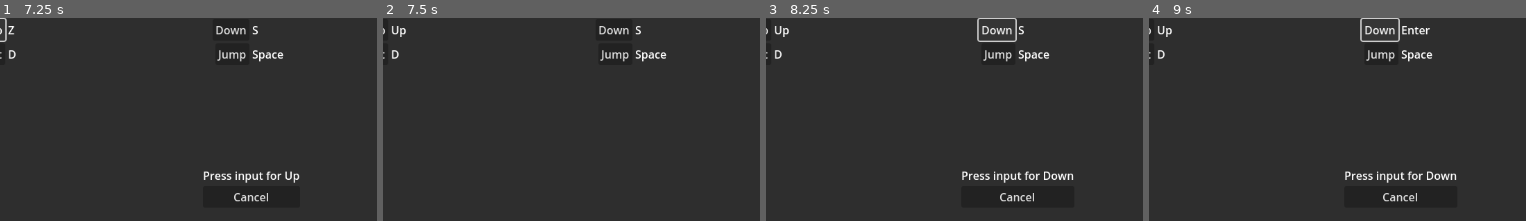
Above: before the commit, frames 1-4 (left to right).
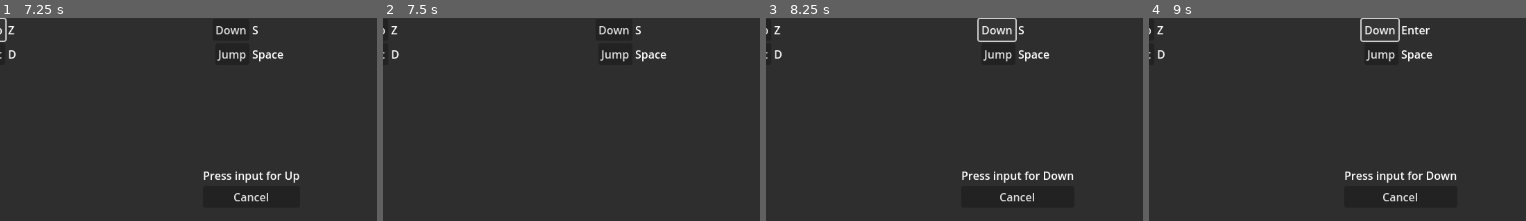
Above: after the commit, the same moments.

Repository: Pouletmania/Ninja1000vsSuperYokai
Game: Godot game, scene res://Scene/Main.tscn
The game is run twice, just before and just after one commit, with the same random seed, the same clock (stepped at 60 frames per second) and the same inputs.
Inputs (mouse positions are % of the whole screen's width and height, from its top left):
- Up to frame 1 (7.25 s): click (50, 50) at 0.5 s; click (50, 50) at 1.25 s; click (50, 32) at 2 s; click (50, 32) at 2.75 s; click (50, 32) at 3.5 s; click (50, 50) at 4.25 s; click (50, 41) at 5 s; click (50, 59) at 5.75 s; click "Up" at 6.5 s
- Up to frame 2 (7.5 s): click "Cancel" at 7.25 s
- Up to frame 3 (8.25 s): click "Down" at 8 s
- Up to frame 4 (9 s): tap Enter at 8.75 s
The pictures show only the part of the screen within x 17-67%, y 8-58%; the shares and areas given below are measured in that part.

Frame 1 is identical in both runs. In frame 2, 0.1% of the frame differs, in the area x 2-7%, y 3-10%; in frame 3, 0.1%; in frame 4, 0.1%.

Commit message:
Passage en keycode
Passage des valeurs enregistré dans le fichier de configuration en KeyCode

Diff:
--- a/Config/ConfigFiles.cfg
+++ b/Config/ConfigFiles.cfg
@@ -1,13 +1,8 @@
-[InputConfig]
-
-AutoLoad=false
-
 [Input]
 
-Up="Z"
-Down="S"
-Left="Q"
-Right="D"
-Jump="Space"
-Dash="Ctrl"
-Smoke="F"
+Up=90
+Down=83
+Left=81
+Right=68
+Jump=32
+Dash=4194326
--- a/Script/Main/Main.gd
+++ b/Script/Main/Main.gd
@@ -5,5 +5,15 @@
 var Instance
 
 func _ready():
+	load_input_config()
 	Instance = Scene.instantiate()
 	add_child(Instance)
+
+func load_input_config():
+	var config = ConfigFile.new()
+	config.load("res://Config/ConfigFiles.cfg")
+	for action in config.get_section_keys("Input"):
+		var event = InputEventKey.new()
+		event.keycode = config.get_value("Input", action)
+		InputMap.action_erase_events(action)
+		InputMap.action_add_event(action, event)
--- a/Script/TitleScreen/InputTab/ActionCombo/ActionCombo.gd
+++ b/Script/TitleScreen/InputTab/ActionCombo/ActionCombo.gd
@@ -13,5 +13,8 @@
 func start_listening_input(action: String):
 	var instance = Scene.instantiate()
 	get_node("/root").add_child(instance)
-	get_node("Input").text = await instance.listen(action)
+	var event = InputEventKey.new()
+	event.keycode = await instance.listen(action)
+	if not event.keycode == KEY_NONE:
+		get_node("Input").text = event.as_text_keycode()
 	instance.queue_free()
--- a/Script/TitleScreen/InputTab/ActionCombo/Listening Key/ListeningKey.gd
+++ b/Script/TitleScreen/InputTab/ActionCombo/Listening Key/ListeningKey.gd
@@ -1,6 +1,6 @@
 extends Node
 
-var InputListen: String
+var InputListen
 var IsListening: bool
 var ActionListen: String
 
@@ -14,7 +14,7 @@
 
 func _input(event: InputEvent):
 	if event is InputEventKey:
-		InputListen = event.as_text()
+		InputListen = event.keycode
 		InputMap.action_erase_events(ActionListen)
 		InputMap.action_add_event(ActionListen, event)
 		switch_listening(false)
@@ -37,5 +37,5 @@
 
 
 func _on_cancel_button_down():
-	InputListen = InputMap.action_get_events(ActionListen)[0].as_text()
+	InputListen = 0
 	switch_listening(false)
--- a/Script/TitleScreen/InputTab/GridInput.gd
+++ b/Script/TitleScreen/InputTab/GridInput.gd
@@ -11,7 +11,9 @@
 func build_grid():
 	for action in InputMap.get_actions():
 		if not action.begins_with("ui_") and Config.has_section_key("Input", action):
-			add_action_combo(action, Config.get_value("Input", action))
+			var event = InputEventKey.new()
+			event.keycode = Config.get_value("Input", action)
+			add_action_combo(action, event.as_text_keycode())
 		elif not action.begins_with("ui_"):
 			add_action_combo(action, InputMap.action_get_events(action)[0].as_text())
 
--- a/Script/TitleScreen/InputTab/InputTabLayout.gd
+++ b/Script/TitleScreen/InputTab/InputTabLayout.gd
@@ -16,7 +16,7 @@
 func write_in_buffer():
 	for action in InputMap.get_actions():
 		if not action.begins_with("ui_"):
-			Config.set_value("Input", action, InputMap.action_get_events(action)[0].as_text())
+			Config.set_value("Input", action, InputMap.action_get_events(action)[0].keycode)
 
 func write_buffer_in_config_file():
 	Config.save("res://Config/ConfigFiles.cfg")
